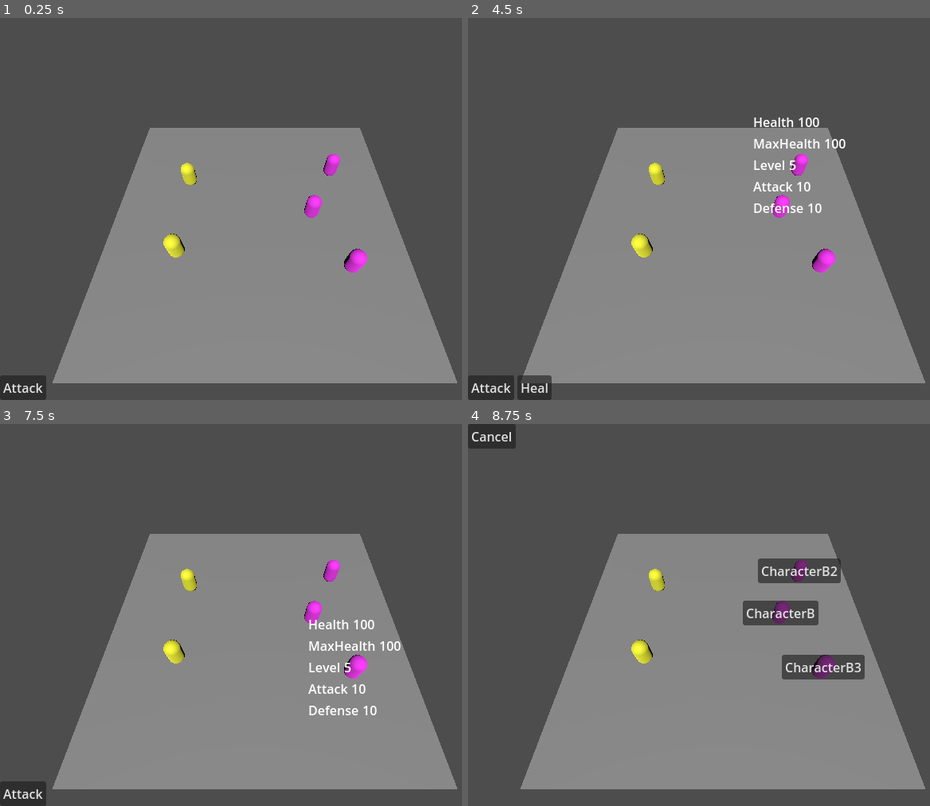
Above: before the commit, frames 1-4 (two rows, left to right).
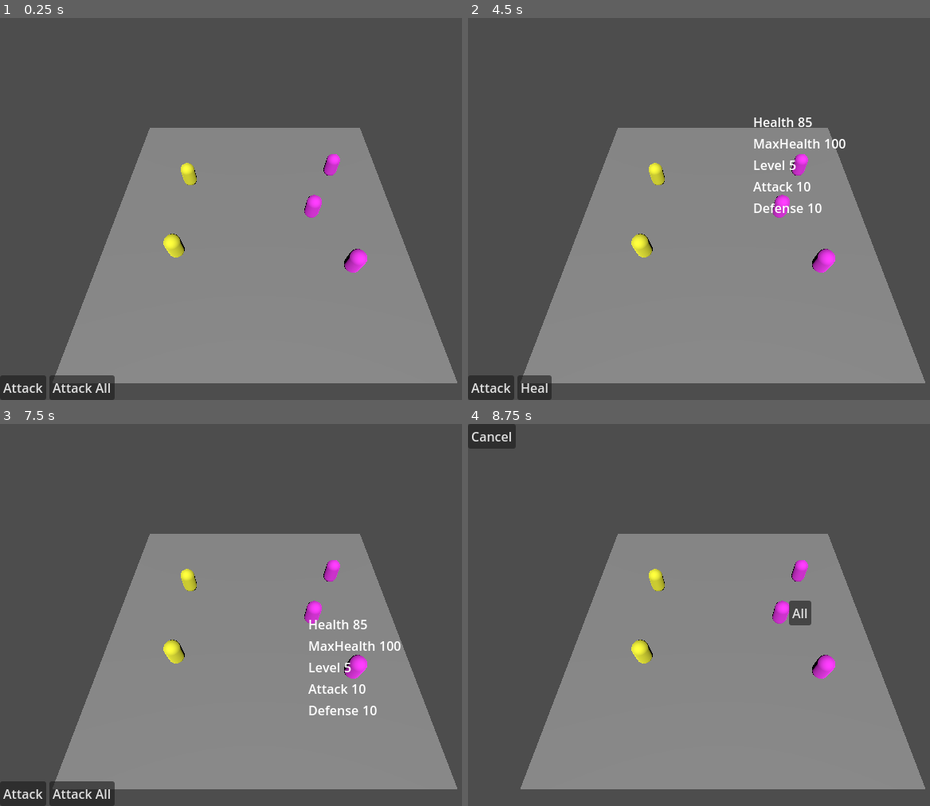
Above: after the commit, the same moments.

Repository: LordArugula/tb-rpg-godot
Game: Godot game, scene res://scenes/main.tscn
Same seed, same stepped clock (60 frames per second), same inputs: the game is played once before the commit and once after it.
Inputs (mouse positions are in pixels of both pictures, inside the frame that each line leads up to):
- Up to frame 1 (0.25 s): no input
- Up to frame 2 (4.5 s): click "Attack" (after the commit: "Attack All") at 0.5 s; click (800, 205) at 1.25 s, where only the run after the commit has a clickable "All"; click "Attack" at 2 s; click "CharacterB" at 2.75 s; click "Heal" at 3.5 s; click "CharacterB2" at 4.25 s
- Up to frame 3 (7.5 s): click "Attack" at 5 s; click "CharacterA" at 5.75 s; click "Heal" at 6.5 s; click "CharacterB3" at 7.25 s
- Up to frame 4 (8.75 s): click "Attack" (after the commit: "Attack All") at 8 s

The runs differ from the first frame. In frame 1, 0.9% of the frame differs, in the area x 10-25%, y 93-100%; in frame 2, less than 0.1%; in frame 3, 0.9%; in frame 4, 3.0%, in the area x 59-86%, y 35-67%.

Commit message:
implement targeting all enemies/allies/actors

Diff:
--- a/scenes/abilities/attack.tscn
+++ b/scenes/abilities/attack.tscn
@@ -1,9 +1,10 @@
-[gd_scene load_steps=5 format=3 uid="uid://cex05ence715t"]
+[gd_scene load_steps=6 format=3 uid="uid://cex05ence715t"]
 
 [ext_resource type="Script" uid="uid://vcny821ran3" path="res://scripts/abilities/ability_controller.gd" id="1_837qt"]
 [ext_resource type="Script" uid="uid://d1plas3actgj3" path="res://scripts/abilities/targets/ability_target_controller.gd" id="2_qor4t"]
 [ext_resource type="Script" uid="uid://dohwmvk8edwkg" path="res://scripts/abilities/effects/damage_effect.gd" id="3_i3ljx"]
-[ext_resource type="Script" uid="uid://b6aowqjk0uj11" path="res://scripts/abilities/targets/enemy_target_filter.gd" id="3_qor4t"]
+[ext_resource type="Script" uid="uid://dw0b3biwbb2ij" path="res://scripts/abilities/targets/groups/single_target_group_filter.gd" id="3_jw0ul"]
+[ext_resource type="Script" uid="uid://b6aowqjk0uj11" path="res://scripts/abilities/targets/filters/enemy_target_filter.gd" id="3_qor4t"]
 
 [node name="Attack" type="Node"]
 script = ExtResource("1_837qt")
@@ -12,10 +13,13 @@
 script = ExtResource("2_qor4t")
 metadata/_custom_type_script = "uid://d1plas3actgj3"
 
-[node name="EnemyTargetFilter" type="Node" parent="AbilityTargetController"]
+[node name="SingleTargetGroupFilter" type="Node" parent="AbilityTargetController"]
+script = ExtResource("3_jw0ul")
+
+[node name="EnemyTargetFilter" type="Node" parent="AbilityTargetController/SingleTargetGroupFilter"]
 script = ExtResource("3_qor4t")
 
 [node name="DamageEffect" type="Node" parent="."]
 script = ExtResource("3_i3ljx")
-amount = 10.0
+amount = 1.0
 metadata/_custom_type_script = "uid://dohwmvk8edwkg"
--- /dev/null
+++ b/scenes/abilities/attack_all.tscn
@@ -0,0 +1,25 @@
+[gd_scene load_steps=6 format=3 uid="uid://b4qinscg0muai"]
+
+[ext_resource type="Script" uid="uid://vcny821ran3" path="res://scripts/abilities/ability_controller.gd" id="1_ea5u6"]
+[ext_resource type="Script" uid="uid://d1plas3actgj3" path="res://scripts/abilities/targets/ability_target_controller.gd" id="2_lkfaa"]
+[ext_resource type="Script" uid="uid://cma106fqenna7" path="res://scripts/abilities/targets/groups/all_target_group_filter.gd" id="3_ea5u6"]
+[ext_resource type="Script" uid="uid://b6aowqjk0uj11" path="res://scripts/abilities/targets/filters/enemy_target_filter.gd" id="4_r1s4k"]
+[ext_resource type="Script" uid="uid://dohwmvk8edwkg" path="res://scripts/abilities/effects/damage_effect.gd" id="5_tr0av"]
+
+[node name="Attack All" type="Node"]
+script = ExtResource("1_ea5u6")
+
+[node name="AbilityTargetController" type="Node" parent="."]
+script = ExtResource("2_lkfaa")
+metadata/_custom_type_script = "uid://d1plas3actgj3"
+
+[node name="AllTargetGroupFilter" type="Node" parent="AbilityTargetController"]
+script = ExtResource("3_ea5u6")
+
+[node name="EnemyTargetFilter" type="Node" parent="AbilityTargetController/AllTargetGroupFilter"]
+script = ExtResource("4_r1s4k")
+
+[node name="DamageEffect" type="Node" parent="."]
+script = ExtResource("5_tr0av")
+amount = 1.0
+metadata/_custom_type_script = "uid://dohwmvk8edwkg"
--- a/scenes/abilities/heal.tscn
+++ b/scenes/abilities/heal.tscn
@@ -1,9 +1,10 @@
-[gd_scene load_steps=5 format=3 uid="uid://bno65s5ytyoq4"]
+[gd_scene load_steps=6 format=3 uid="uid://bno65s5ytyoq4"]
 
 [ext_resource type="Script" uid="uid://vcny821ran3" path="res://scripts/abilities/ability_controller.gd" id="1_74pk7"]
 [ext_resource type="Script" uid="uid://d1plas3actgj3" path="res://scripts/abilities/targets/ability_target_controller.gd" id="2_nx5q6"]
 [ext_resource type="Script" uid="uid://j8er6obunt7a" path="res://scripts/abilities/effects/heal_effect.gd" id="3_3d25j"]
-[ext_resource type="Script" uid="uid://tprcgudd62qu" path="res://scripts/abilities/targets/ally_target_filter.gd" id="3_nx5q6"]
+[ext_resource type="Script" uid="uid://dw0b3biwbb2ij" path="res://scripts/abilities/targets/groups/single_target_group_filter.gd" id="3_b3hf3"]
+[ext_resource type="Script" uid="uid://tprcgudd62qu" path="res://scripts/abilities/targets/filters/ally_target_filter.gd" id="3_nx5q6"]
 
 [node name="Heal" type="Node"]
 script = ExtResource("1_74pk7")
@@ -13,7 +14,10 @@
 script = ExtResource("2_nx5q6")
 metadata/_custom_type_script = "uid://d1plas3actgj3"
 
-[node name="AllyTargetFilter" type="Node" parent="AbilityTargetController"]
+[node name="SingleTargetGroupFilter" type="Node" parent="AbilityTargetController"]
+script = ExtResource("3_b3hf3")
+
+[node name="AllyTargetFilter" type="Node" parent="AbilityTargetController/SingleTargetGroupFilter"]
 script = ExtResource("3_nx5q6")
 
 [node name="HealEffect" type="Node" parent="."]
--- a/scenes/characters/character_a.tscn
+++ b/scenes/characters/character_a.tscn
@@ -1,7 +1,8 @@
-[gd_scene load_steps=7 format=3 uid="uid://dgcsda3cijeif"]
+[gd_scene load_steps=8 format=3 uid="uid://dgcsda3cijeif"]
 
 [ext_resource type="PackedScene" uid="uid://c1u2hxwl6r15i" path="res://scenes/characters/character.tscn" id="1_j2cp4"]
 [ext_resource type="PackedScene" uid="uid://cex05ence715t" path="res://scenes/abilities/attack.tscn" id="2_1fdca"]
+[ext_resource type="PackedScene" uid="uid://b4qinscg0muai" path="res://scenes/abilities/attack_all.tscn" id="3_1vhhy"]
 [ext_resource type="Script" uid="uid://cpd0iicxiu8rv" path="res://scripts/stats/modifiers/dependent_max_stat_modifier.gd" id="4_u6nll"]
 [ext_resource type="Script" uid="uid://c8dtxa5dpbjkh" path="res://scripts/stats/stat_controller.gd" id="4_w34w8"]
 
@@ -19,8 +20,7 @@
 
 [node name="Attack" parent="AbilitySet" index="0" instance=ExtResource("2_1fdca")]
 
-[node name="DamageEffect" parent="AbilitySet/Attack" index="1"]
-amount = 1.0
+[node name="Attack All" parent="AbilitySet" index="1" instance=ExtResource("3_1vhhy")]
 
 [node name="Health" type="Node" parent="StatSet" index="0"]
 script = ExtResource("4_w34w8")
@@ -52,3 +52,4 @@
 metadata/_custom_type_script = "uid://c8dtxa5dpbjkh"
 
 [editable path="AbilitySet/Attack"]
+[editable path="AbilitySet/Attack All"]
--- a/scripts/abilities/ability_controller.gd
+++ b/scripts/abilities/ability_controller.gd
@@ -39,6 +39,10 @@
 	pass
 
 
+func get_target_groups(actor: ActorController, targets: Array[ActorController]) -> Array[AbilityTargetGroupFilter.TargetGroup]:
+	return target_controller.get_target_groups(actor, targets);
+
+
 func can_target(actor: ActorController, target: ActorController):
 	return target_controller.can_target(actor, target);
 
--- a/scripts/abilities/targets/ability_target_controller.gd
+++ b/scripts/abilities/targets/ability_target_controller.gd
@@ -2,13 +2,18 @@
 
 class_name AbilityTargetController;
 
-var filters: Array[AbilityTargetFilter];
+var groupFilters: Array[AbilityTargetGroupFilter];
 
 func _ready() -> void:
-	filters.assign(get_children().filter(func(child): return child is AbilityTargetFilter));
+	groupFilters.assign(get_children().filter(func(child): return child is AbilityTargetGroupFilter));
 	pass
 
-func can_target(actor: ActorController, target: ActorController):
-	return filters.all(func(filter: AbilityTargetFilter):
-		return filter.can_target(actor, target);
-	);
+
+func get_target_groups(actor: ActorController, targets: Array[ActorController]) -> Array[AbilityTargetGroupFilter.TargetGroup]:
+	var targetGroups: Array[AbilityTargetGroupFilter.TargetGroup];
+	for groupFilter in groupFilters:
+		var groups = groupFilter.get_target_groups(actor, targets);
+		targetGroups.append_array(groups);
+		pass
+
+	return targetGroups;
--- a/scripts/abilities/targets/ability_target_filter.gd
+++ b/scripts/abilities/targets/filters/ability_target_filter.gd
@@ -4,8 +4,8 @@
 class_name AbilityTargetFilter;
 
 func can_target(_actor: ActorController, _target: ActorController) -> bool:
-	push_error("Function not implemented.");
-	return false;
+	return true;
+
 
 ## Checks if all targets are valid.
 func matches(_actor: ActorController, _targets: Array[ActorController]) -> bool:
--- /dev/null
+++ b/scripts/abilities/targets/filters/all_target_filter.gd
@@ -0,0 +1,4 @@
+extends AbilityTargetFilter;
+
+func matches(_actor: ActorController, targets: Array[ActorController]) -> bool:
+	return targets.size();
--- /dev/null
+++ b/scripts/abilities/targets/filters/exact_number_target_filter.gd
@@ -0,0 +1,7 @@
+extends AbilityTargetFilter;
+
+@export
+var count: int;
+
+func matches(_actor: ActorController, targets: Array[ActorController]) -> bool:
+	return targets.size() == count;
--- /dev/null
+++ b/scripts/abilities/targets/filters/maximum_number_target_filter.gd
@@ -0,0 +1,7 @@
+extends AbilityTargetFilter;
+
+@export
+var count: int;
+
+func matches(_actor: ActorController, targets: Array[ActorController]) -> bool:
+	return targets.size() <= count;
--- /dev/null
+++ b/scripts/abilities/targets/filters/minimum_number_target_filter.gd
@@ -0,0 +1,7 @@
+extends AbilityTargetFilter;
+
+@export
+var count: int;
+
+func matches(_actor: ActorController, targets: Array[ActorController]) -> bool:
+	return targets.size() >= count;
--- a/scripts/abilities/targets/single_target_filter.gd
+++ b/scripts/abilities/targets/filters/single_target_filter.gd
@@ -1,8 +1,4 @@
 extends AbilityTargetFilter;
-
-func can_target(_actor: ActorController, _target: ActorController) -> bool:
-	return true;
-
 
 func matches(_actor: ActorController, targets: Array[ActorController]) -> bool:
 	return targets.size() == 1;
--- /dev/null
+++ b/scripts/abilities/targets/groups/ability_target_group_filter.gd
@@ -0,0 +1,28 @@
+extends Node;
+
+class_name AbilityTargetGroupFilter;
+
+var filters: Array[AbilityTargetFilter];
+
+func _ready() -> void:
+	filters.assign(get_children().filter(func(child): return child is AbilityTargetFilter));
+	pass
+
+
+func get_target_groups(_actor: ActorController, _targets: Array[ActorController]) -> Array[TargetGroup]:
+	push_error("Function not implemented.");
+	return [];
+
+
+func get_possible_targets(actor: ActorController, targets: Array[ActorController]) -> Array[ActorController]:
+	return targets.filter(func(target): return filters.all(func(filter): return filter.can_target(actor, target)));
+
+
+class TargetGroup:
+	var targets: Array[ActorController];
+	var name: StringName;
+
+	func _init(actors: Array[ActorController], _name: StringName) -> void:
+		targets.assign(actors);
+		self.name = _name;
+		pass
--- /dev/null
+++ b/scripts/abilities/targets/groups/all_target_group_filter.gd
@@ -0,0 +1,5 @@
+extends AbilityTargetGroupFilter;
+
+func get_target_groups(_actor: ActorController, targets: Array[ActorController]) -> Array[TargetGroup]:
+	var possibleTargets = get_possible_targets(_actor, targets);
+	return [TargetGroup.new(possibleTargets, "All")];
--- /dev/null
+++ b/scripts/abilities/targets/groups/single_target_group_filter.gd
@@ -0,0 +1,7 @@
+extends AbilityTargetGroupFilter;
+
+func get_target_groups(_actor: ActorController, targets: Array[ActorController]) -> Array[TargetGroup]:
+	var targetGroups: Array[TargetGroup] = [];
+	var possibleTargets = get_possible_targets(_actor, targets);
+	targetGroups.assign(possibleTargets.map(func(actor): return TargetGroup.new([actor], actor.name)));
+	return targetGroups;
--- a/scripts/battle_manager.gd
+++ b/scripts/battle_manager.gd
@@ -76,8 +76,8 @@
 	pass
 
 
-func get_possible_targets(actor: ActorController, ability: AbilityController) -> Array[ActorController]:
-	return turnQueue.actors.filter(func(_actor): return ability.can_target(actor, _actor));
+func get_possible_targets(actor: ActorController, ability: AbilityController) -> Array[AbilityTargetGroupFilter.TargetGroup]:
+	return ability.get_target_groups(actor, turnQueue.actors);
 
 
 func _on_actor_damage_taken(actor: ActorController, damage: float):
--- a/scripts/user_interface/actor_target_menu.gd
+++ b/scripts/user_interface/actor_target_menu.gd
@@ -25,17 +25,20 @@
 
 
 func show_menu(actor: ActorController, ability: AbilityController):
-	var targets: Array[ActorController] = battle_manager.get_possible_targets(actor, ability);
+	var targetGroups: Array[AbilityTargetGroupFilter.TargetGroup] = battle_manager.get_possible_targets(actor, ability);
 
-	for target in targets:
+	for targetGroup in targetGroups:
 		var button = Button.new();
-		button.text = target.name;
+		button.text = targetGroup.name;
 		button.pressed.connect(func():
-			battle_manager.confirm_ability_targets(actor, ability, [target]);
+			battle_manager.confirm_ability_targets(actor, ability, targetGroup.targets);
 			hide_menu();
 			pass
 		);
-		set_button_position.call_deferred(button, camera.unproject_position(target.position));
+
+		var targetPosition = targetGroup.targets.reduce(func(acc, target): return acc + target.position, Vector3.ZERO);
+		var avgPosition = targetPosition / targetGroup.targets.size();
+		set_button_position.call_deferred(button, camera.unproject_position(avgPosition));
 		self.add_child(button);
 		pass
 
Renamed: scripts/abilities/targets/ability_target_filter.gd.uid -> scripts/abilities/targets/filters/ability_target_filter.gd.uid
Not shown, added: scripts/abilities/targets/filters/all_target_filter.gd.uid
Renamed: scripts/abilities/targets/ally_target_filter.gd -> scripts/abilities/targets/filters/ally_target_filter.gd
Renamed: scripts/abilities/targets/ally_target_filter.gd.uid -> scripts/abilities/targets/filters/ally_target_filter.gd.uid
Renamed: scripts/abilities/targets/enemy_target_filter.gd -> scripts/abilities/targets/filters/enemy_target_filter.gd
Renamed: scripts/abilities/targets/enemy_target_filter.gd.uid -> scripts/abilities/targets/filters/enemy_target_filter.gd.uid
Not shown, added: scripts/abilities/targets/filters/exact_number_target_filter.gd.uid
Not shown, added: scripts/abilities/targets/filters/maximum_number_target_filter.gd.uid
Not shown, added: scripts/abilities/targets/filters/minimum_number_target_filter.gd.uid
Renamed: scripts/abilities/targets/single_target_filter.gd.uid -> scripts/abilities/targets/filters/single_target_filter.gd.uid
Not shown, added: scripts/abilities/targets/groups/ability_target_group_filter.gd.uid
Not shown, added: scripts/abilities/targets/groups/all_target_group_filter.gd.uid
(and 1 more such lines)
